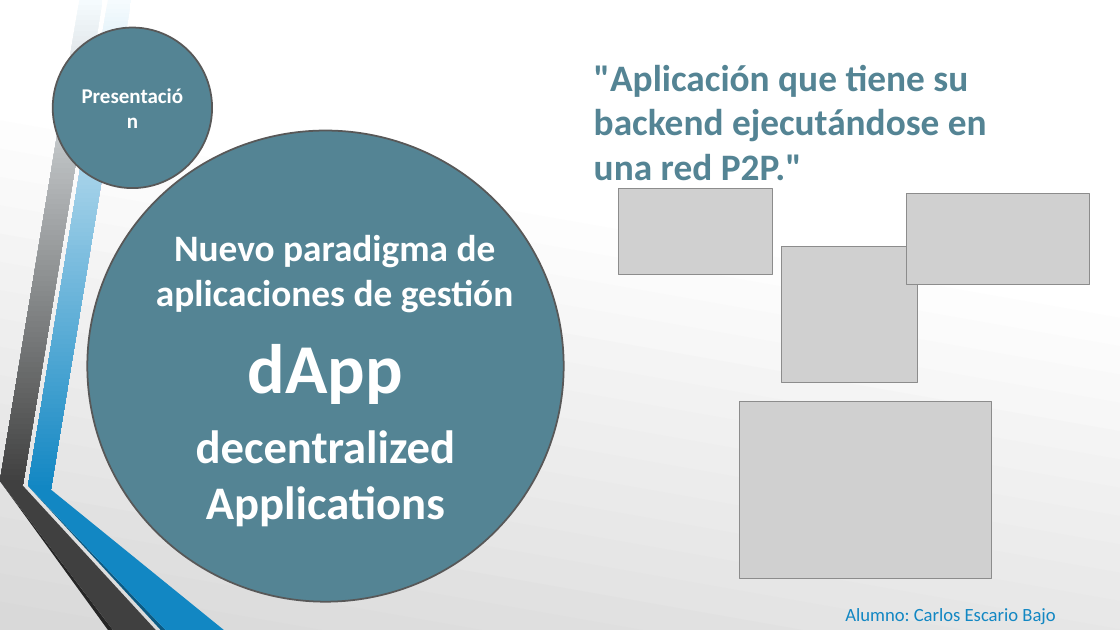
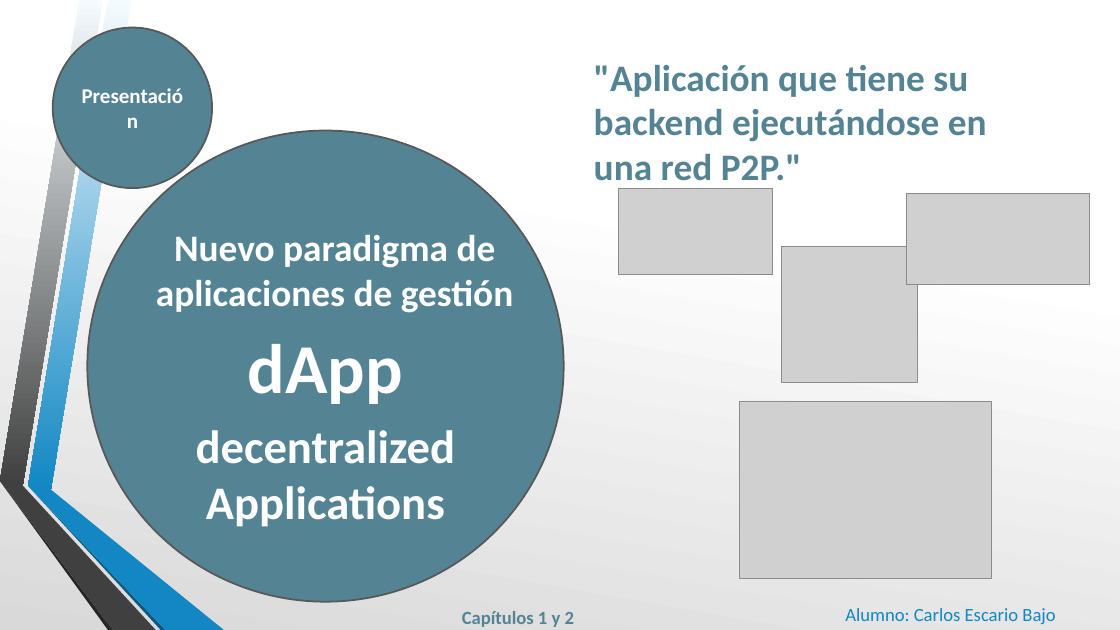
Before and after one commit to cescari/docs, a slide deck: slide 2 of Defensa TFG.pptx. Drawn at 1120x630 pixels with LibreOffice and Linux fonts; fonts in the diff are those of the drawing; grey boxes stand for pictures; background and template pictures are left out. Boxes give left, top, right and bottom in pixels: in the first picture for what was removed or moved away, otherwise in the second. Text is boxed around its words. In the diff, an @@ line names an element or a change of style, - is before the commit and + after.

```diff
--- a/Defensa TFG.pptx
+++ b/Defensa TFG.pptx
@@ text added at (x1=462, y1=611, x2=574, y2=627), 16 pt, text #548494, bold @@
+Capítulos 1 y 2
```
Also in this commit, not shown: 5 other slides changed, 1 slide added, 1 other file.
